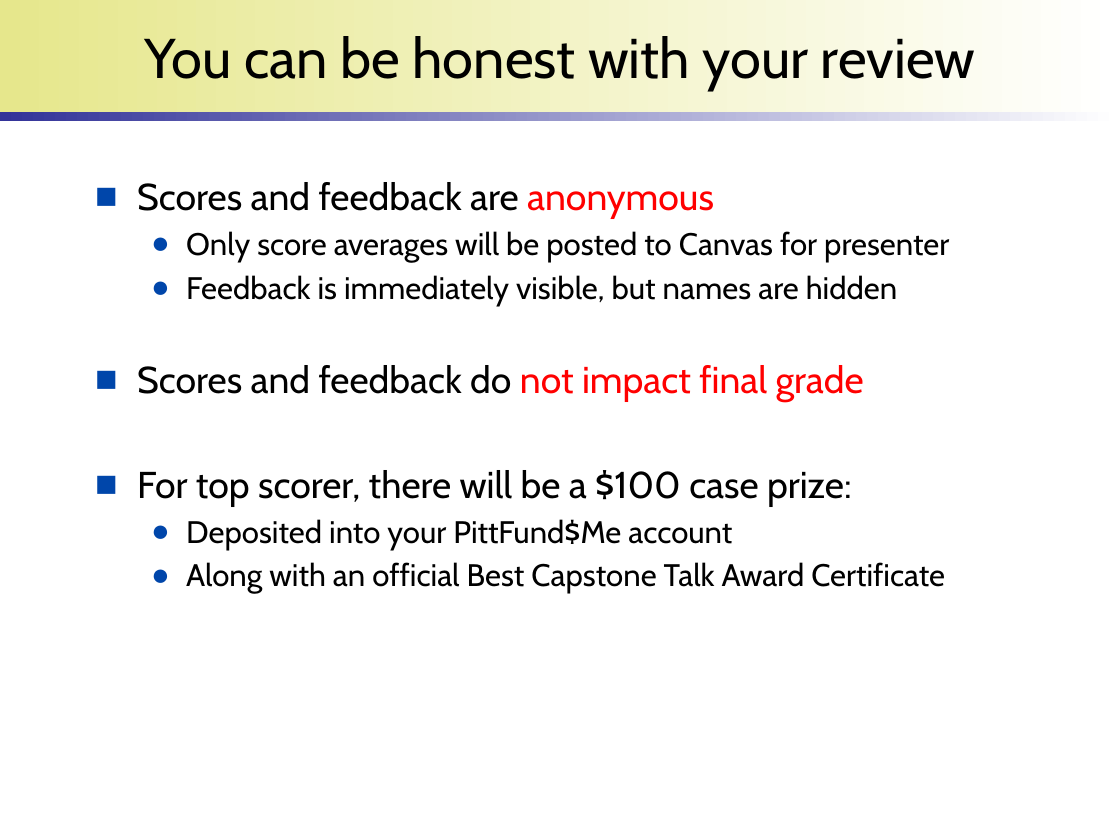
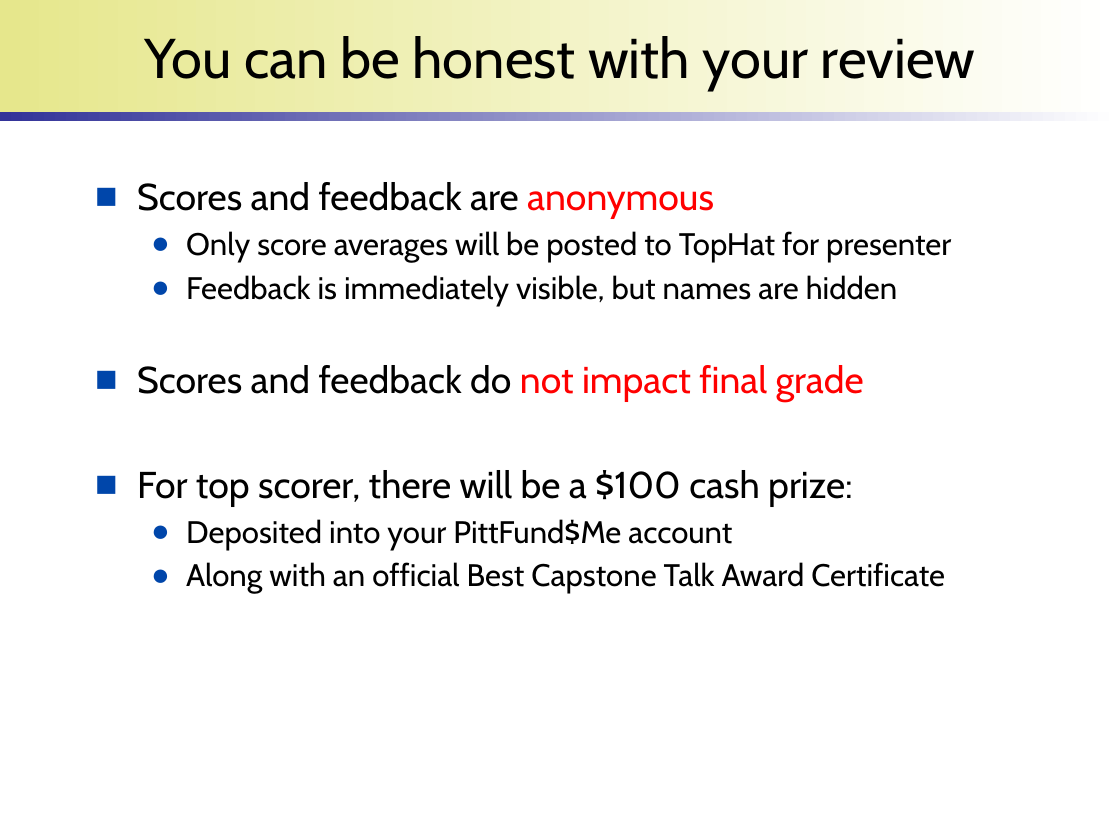
Before and after one commit to wonsunahn/Capstone_Spring2022, a slide deck: slide 11 of lectures/introduction-internship.pptx. Drawn at 1120x840 pixels with LibreOffice and Linux fonts; fonts in the diff are those of the drawing; background and template pictures are left out. Boxes give left, top, right and bottom in pixels: in the first picture for what was removed or moved away, otherwise in the second. Text is boxed around its words. In the diff, an @@ line names an element or a change of style, - is before the commit and + after.

```diff
--- a/lectures/introduction-internship.pptx
+++ b/lectures/introduction-internship.pptx
@@ text at (x1=186, y1=231, x2=951, y2=263): text changed @@
-  ● Only score averages will be posted to Canvas for presenter
+  ● Only score averages will be posted to TopHat for presenter
@@ text at (x1=137, y1=470, x2=853, y2=506): text changed @@
-■ For top scorer, there will be a $100 case prize:
+■ For top scorer, there will be a $100 cash prize:
```
Also in this commit, not shown: 2 other slides changed, 1 other file.
